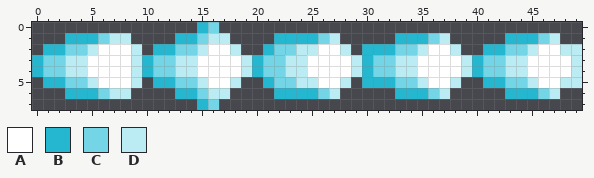
Pixel-art sprite, stored at projectiles/activeitems/bangleprojectiles/psishot/psishot.png. Above: the version before the commit.
The file is 50x8 pixels.
Palette (. is transparent): A #ffffff  B #25b7d0  C #73d5e6  D #bbebf3
Pixels before, first column x 0:
0 ...............BC.................................
1 ...BBBCDD....BBCDD....BBBBCD.....BBBCD.....BBBCD..
2 .BBCCDAAAD.BBCCDAAD..BCCDDAAD.BBBCCDAAD..BBCCDAADD
3 BCCDDAAAADBCCDDAAAADBCCDDAAAADBCCDDAAAADBCCDDAAAAD
4 BCCDDAAAADBCCDDAAAADBCCDDAAAADBCCDDAAAADBCCDDAAAAD
5 .BBCCDAAAD.BBCCDAAD..BCCDDAAD.BBBCCDAAD..BBCCDAADD
6 ...BBBCDD....BBCDD....BBBBCD.....BBBCD.....BBBCD..
7 ...............BC.................................
New version:
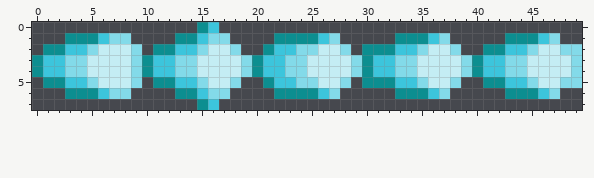
Difference:
Colour A changes from #ffffff to #c4edf4.
Colour B changes from #25b7d0 to #0c8e90.
Colour C changes from #73d5e6 to #3cc5dc.
Colour D changes from #bbebf3 to #83dae9.
